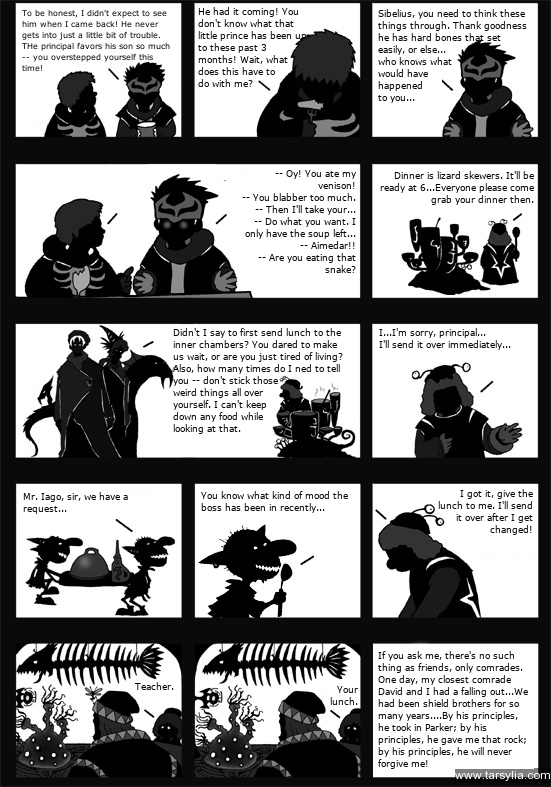
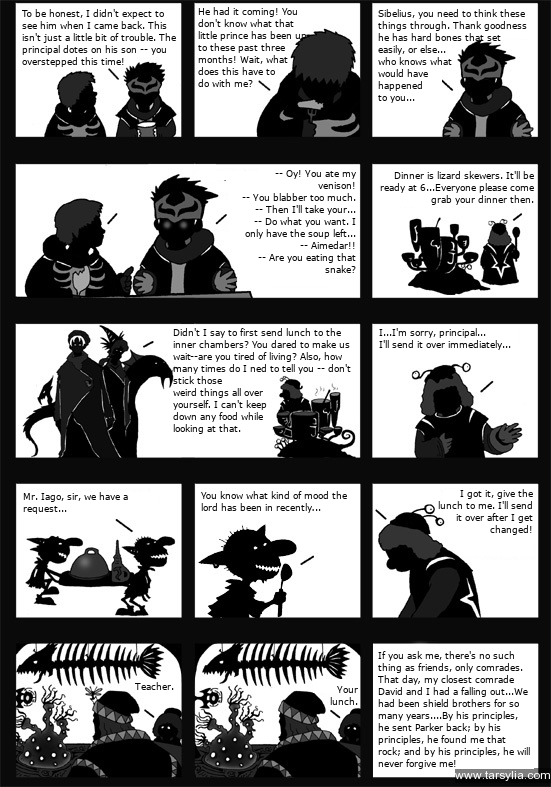
Revision of a layered 551px x 787px image; what changed, layer by layer:
painted on "To be honest, I didn't expect ..." over [22, 9, 176, 72]
painted on "He had it coming! You don't kn..." over [249, 10, 298, 63]
painted on "Didn't I say to first send lun..." over [173, 340, 351, 408]
painted on "You know what kind of mood the..." over [201, 491, 348, 513]
painted on "If you ask me, there's no such..." over [378, 675, 530, 769]
